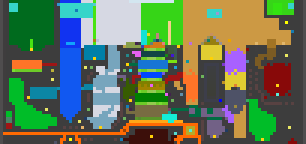
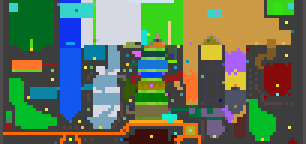
Two versions of the same layered image (306 x 144). Layer-by-layer changes:
painted on "biome_map.png" over (x1=231, y1=114, x2=246, y2=138)
